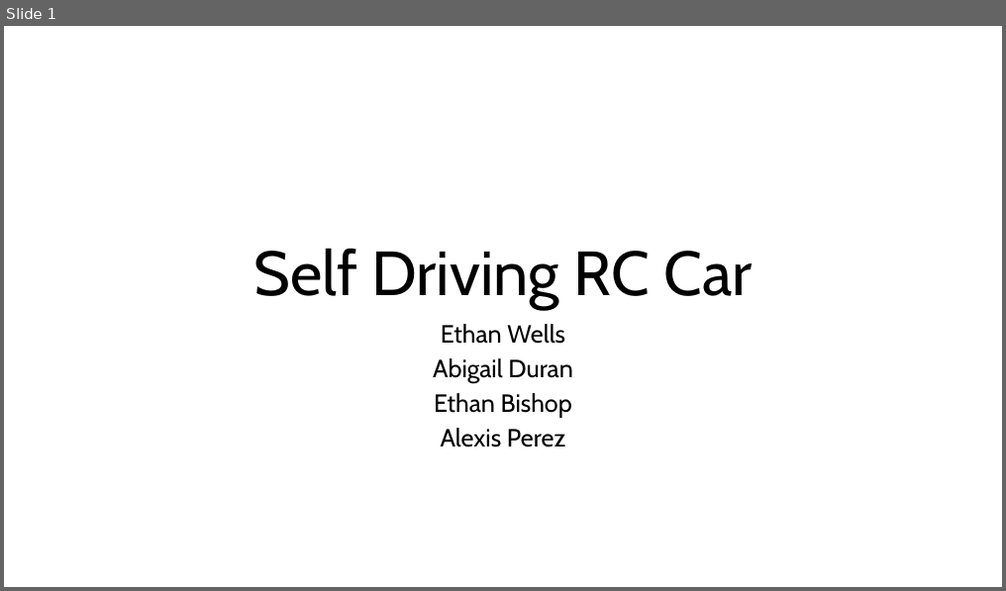
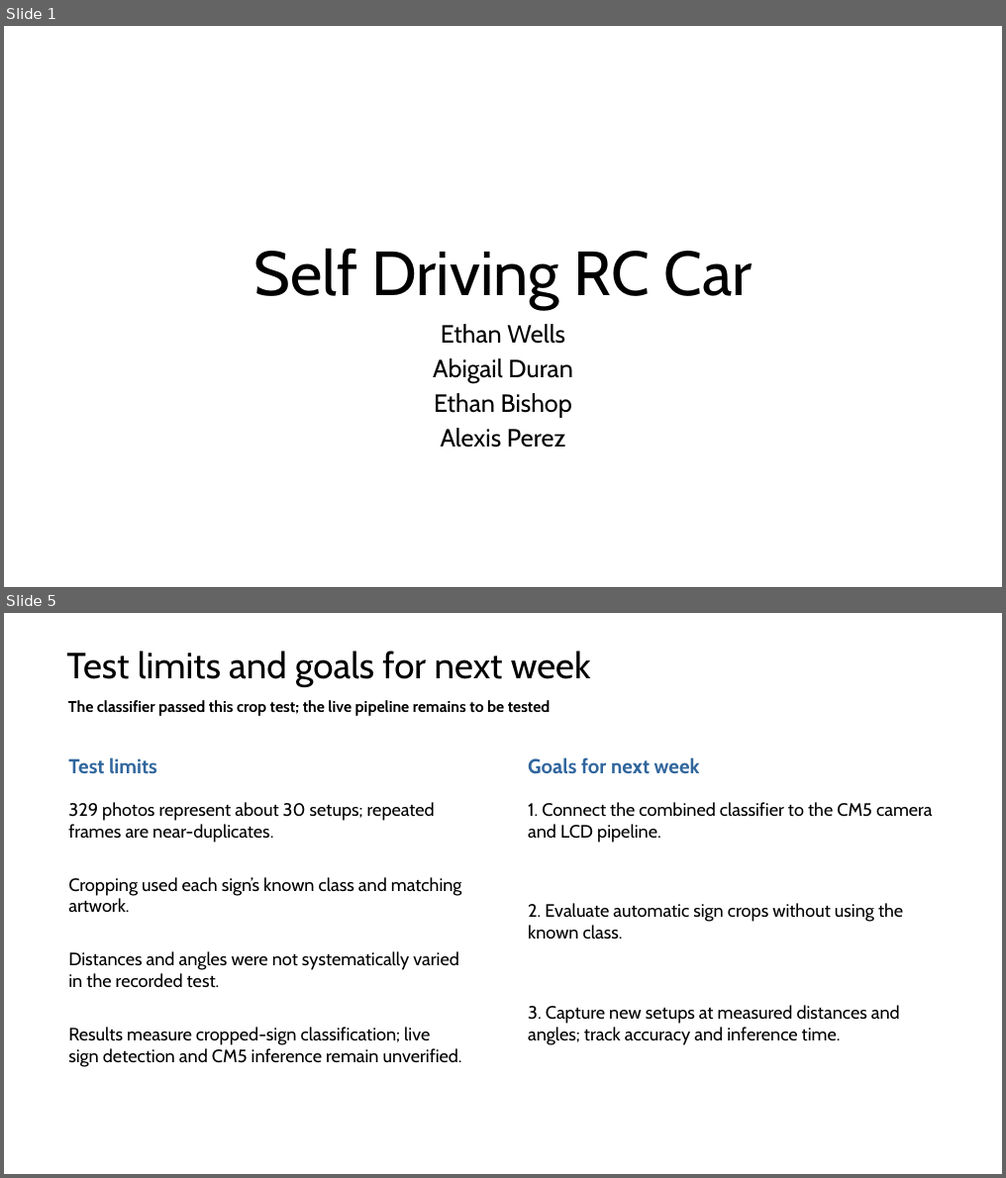
Before and after one commit to EthanWellsSr/BuggyBot, a slide deck: Weekly Reports/Self-Driving-RC-Car.pptx. Shown one above the other, each under a label of ours: slide 1 before the commit, slides 1 and 5 after it; the slides between them are not shown. The pictures are 1006x591 and 1006x1178 pixels, drawn with LibreOffice and Linux fonts; fonts in the diff are those of the drawing. Boxes give left, top, right and bottom in pixels: in the first picture for what was removed or moved away, otherwise in the second. Text is boxed around its words. In the diff, an @@ line names an element or a change of style, - is before the commit and + after.

Commit message:
Week 9: assemble weekly presentation deck from slides

```diff
--- a/Weekly Reports/Self-Driving-RC-Car.pptx
+++ b/Weekly Reports/Self-Driving-RC-Car.pptx
@@ slide 5 added at <box>4,613,1002,1174</box>, background #FFFFFF @@
@@ text added at <box>66,651,591,688</box>, 35 pt, text #000000 @@
+Test limits and goals for next week
@@ text added at <box>68,700,550,716</box>, 15 pt, text #000000, bold @@
+The classifier passed this crop test; the live pipeline remains to be tested
@@ text added at <box>68,758,157,774</box>, 19.5 pt, text #30669D, bold @@
+Test limits
@@ text added at <box>528,758,700,774</box>, 19.5 pt, text #30669D, bold @@
+Goals for next week
@@ text added at <box>68,802,435,843</box>, 17.2 pt, text #000000 @@
+329 photos represent about 30 setups; repeated frames are near-duplicates.
@@ text added at <box>528,802,933,843</box>, 17.2 pt, text #000000 @@
+1. Connect the combined classifier to the CM5 camera and LCD pipeline.
@@ text added at <box>68,877,462,913</box>, 17.2 pt, text #000000 @@
+Cropping used each sign’s known class and matching artwork.
@@ text added at <box>528,903,903,939</box>, 17.2 pt, text #000000 @@
+2. Evaluate automatic sign crops without using the known class.
@@ text added at <box>68,952,459,988</box>, 17.2 pt, text #000000 @@
+Distances and angles were not systematically varied in the recorded test.
@@ text added at <box>68,1027,462,1067</box>, 17.2 pt, text #000000 @@
+Results measure cropped-sign classification; live sign detection and CM5 inference remain unverified.
@@ text added at <box>528,1005,900,1046</box>, 17.2 pt, text #000000 @@
+3. Capture new setups at measured distances and angles; track accuracy and inference time.
```
Also in this commit, not shown: 4 slides changed, 7 other slides added, 9 slides removed.
